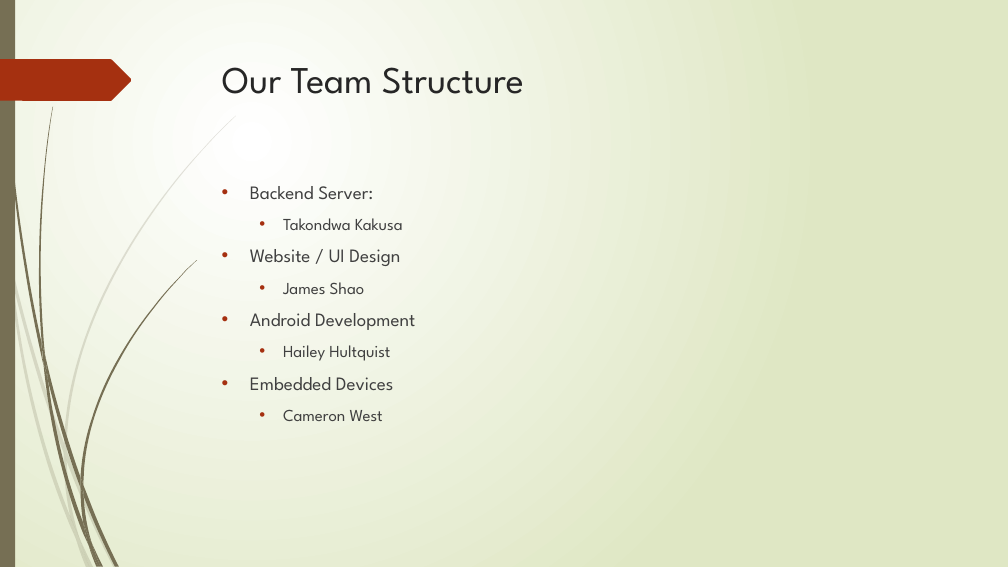
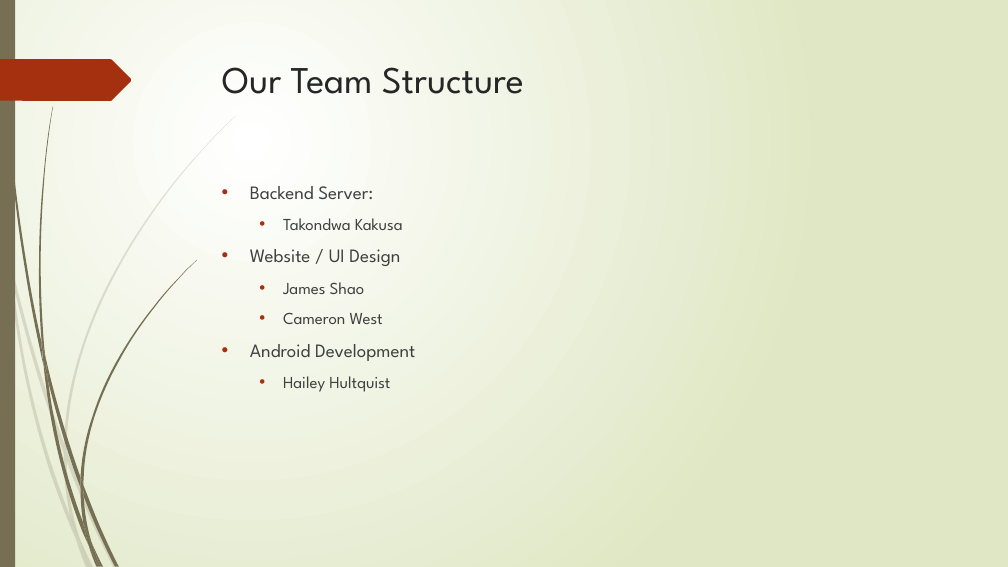
Before and after one commit to tkakusa/Qiosk, a slide deck: slide 4 of Helping the Homeless with QCare Qiosk.pptx. Drawn at 1008x567 pixels with LibreOffice and Linux fonts; fonts in the diff are those of the drawing. Boxes give left, top, right and bottom in pixels: in the first picture for what was removed or moved away, otherwise in the second. Text is boxed around its words. In the diff, an @@ line names an element or a change of style, - is before the commit and + after.

Commit message:
Update powerpoint

```diff
--- a/Helping the Homeless with QCare Qiosk.pptx
+++ b/Helping the Homeless with QCare Qiosk.pptx
@@ text at [283,312,383,324]: paragraph added @@
+  • Cameron West
@@ text at [250,377,393,421]: paragraphs removed @@
-• Embedded Devices
-  • Cameron West
```
